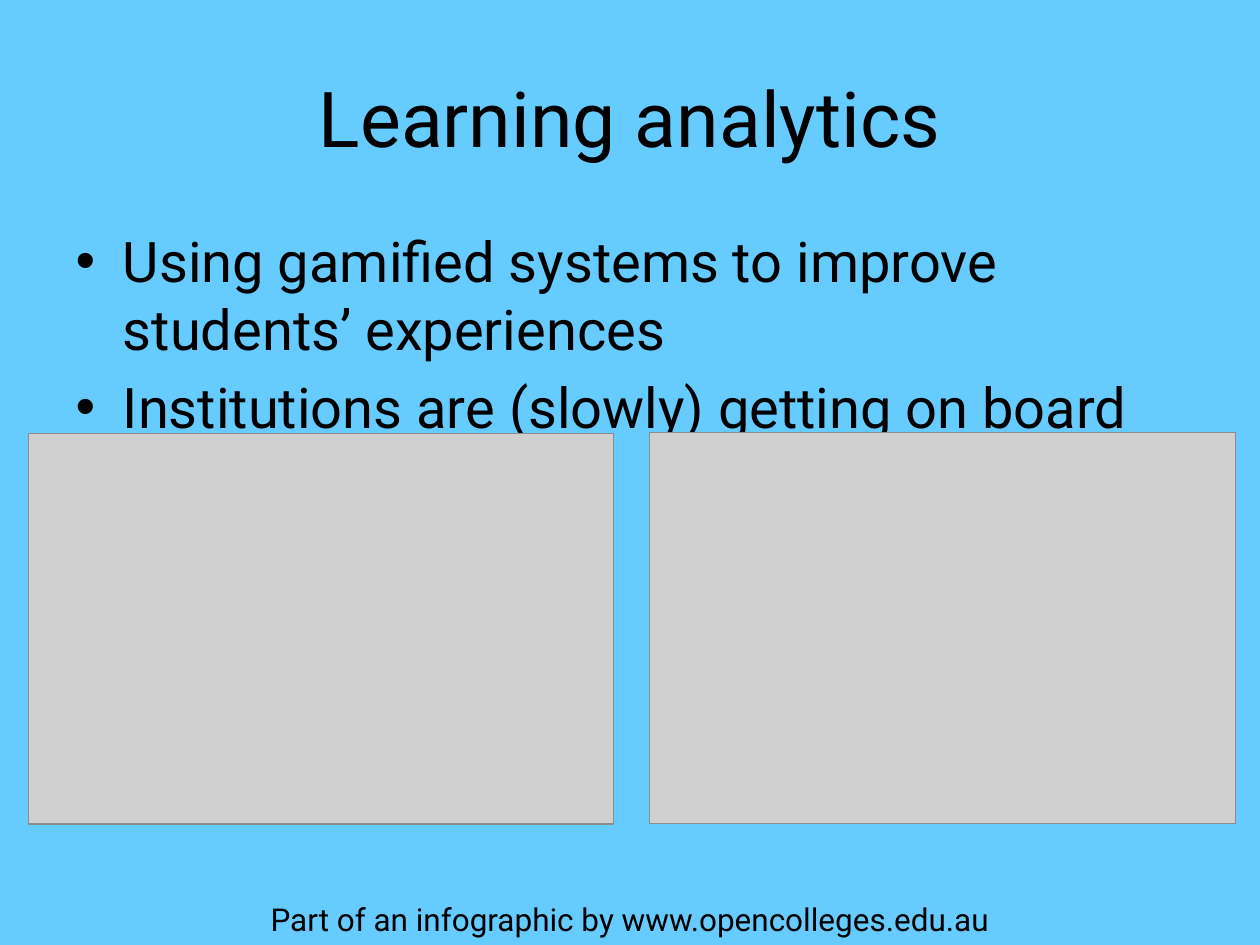
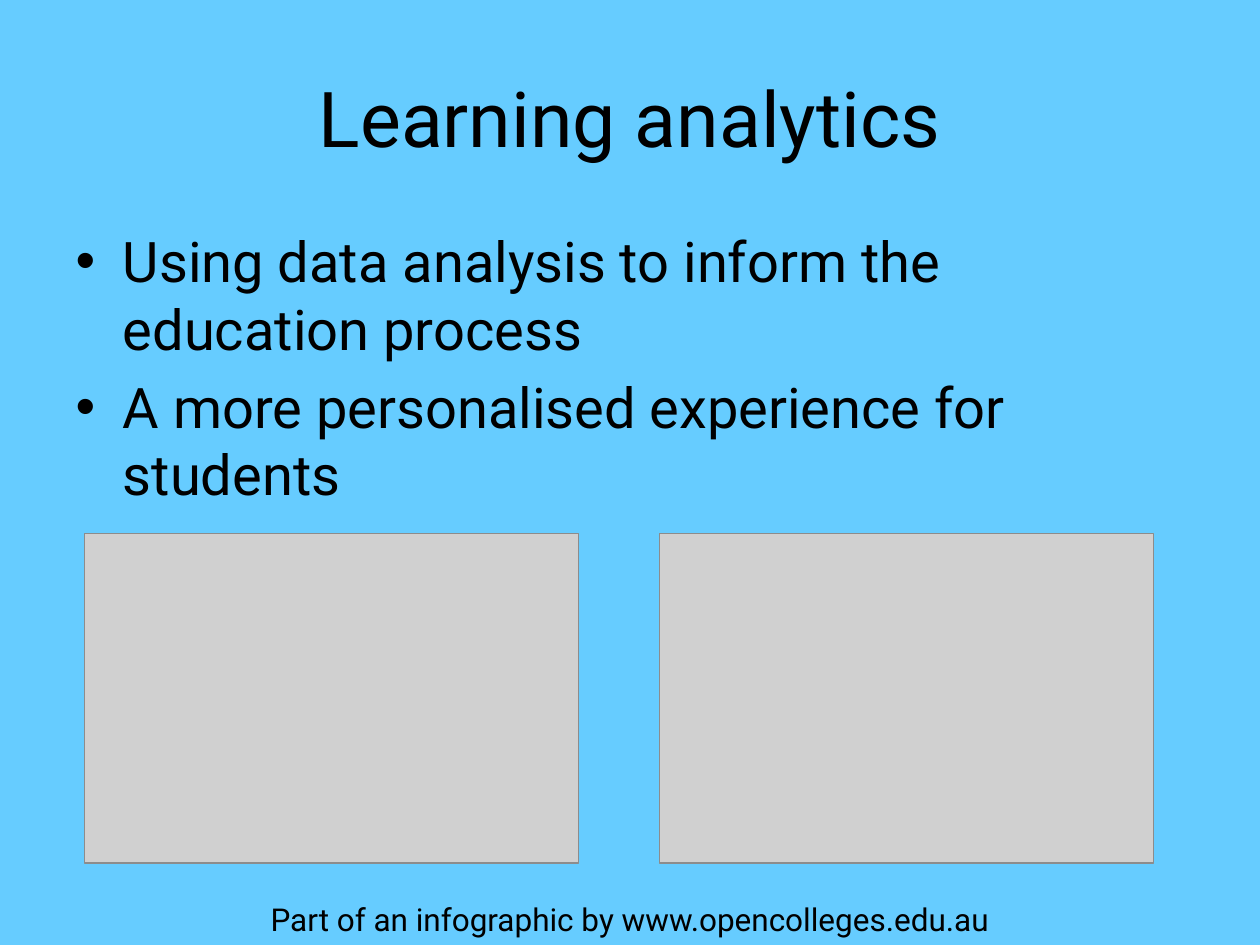
Before and after one commit to mcnutty26/dissertation, a slide deck: slide 6 of docs/presentation/master.pptx (slide 11 before the commit). Drawn at 1260x945 pixels with LibreOffice and Linux fonts; fonts in the diff are those of the drawing; grey boxes stand for pictures. Boxes give left, top, right and bottom in pixels: in the first picture for what was removed or moved away, otherwise in the second. Text is boxed around its words. In the diff, an @@ line names an element or a change of style, - is before the commit and + after.

```diff
--- a/docs/presentation/master.pptx
+++ b/docs/presentation/master.pptx
@@ text at (123,239,1004,496): text changed @@
-• Using gamified systems to improve students’ experiences
-• Institutions are (slowly) getting on board with gamification
+• Using data analysis to inform the education process
+• A more personalised experience for students
@@ picture: place and size @@
-picture at (29,433,615,824)
+picture at (84,533,578,863)
@@ picture: place and size @@
-picture at (650,433,1236,824)
+picture at (660,533,1154,863)
```
Also in this commit, not shown: 6 other slides changed, 3 slides added, 4 slides removed, 19 other files.
